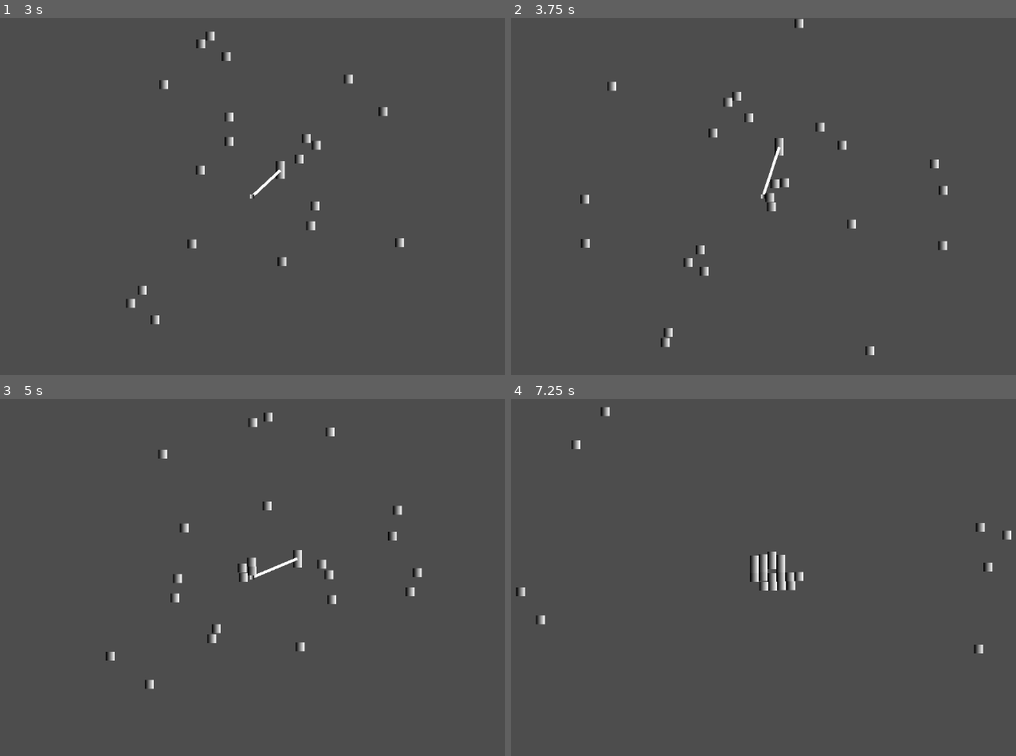
Above: before the commit, frames 1-4 (two rows, left to right).
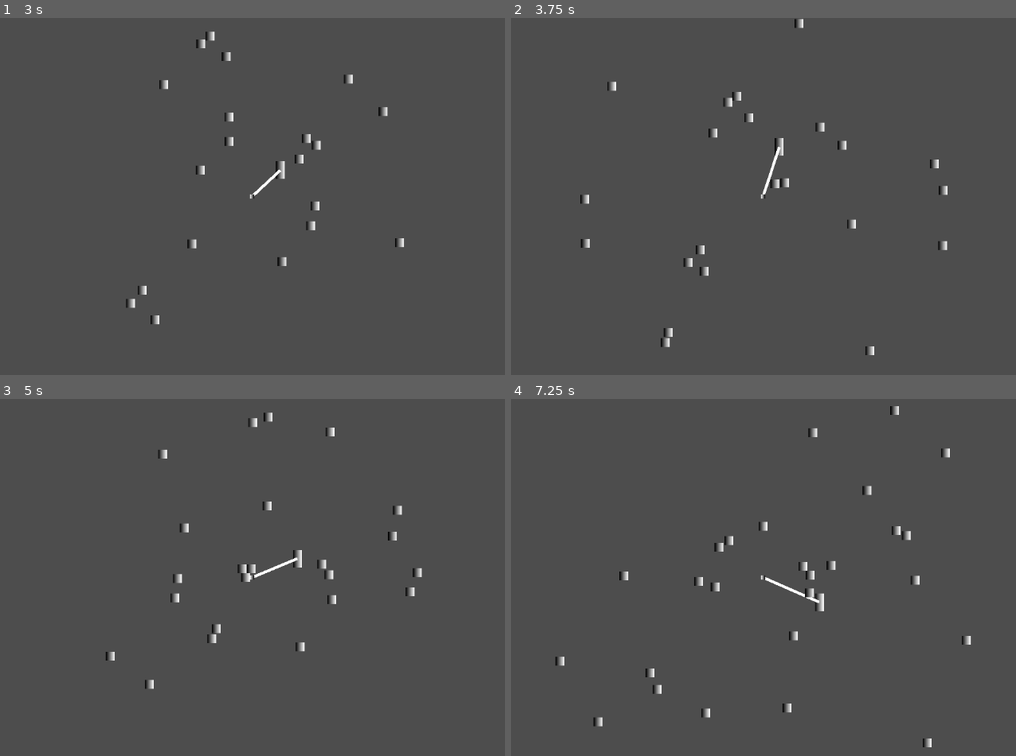
Above: after the commit, the same moments.

Repository: Blulow/majorjam
Game: Godot game, scene res://scenes/game.tscn
The game is run twice, just before and just after one commit, with the same random seed, the same clock (stepped at 60 frames per second) and the same inputs.
Inputs:
- Up to frame 1 (3 s): hold Right (right) 0.53-2.03 s; tap Shift (dash) every 0.75 s from 0.6 to 2.85 s; tap Up (up) at 0.77, 1.52 s; hold Left (left) 2.03-2.78 s; hold Right (right) from 2.78 s (still down)
- Up to frame 2 (3.75 s): keep holding Right (right); tap Up (up) at 3.02 s; tap Shift (dash) at 3.6 s
- Up to frame 3 (5 s): tap Up (up) at 3.77, 4.52 s; release Right (right) at 4.28 s; hold Left (left) from 4.28 s (still down); tap Shift (dash) at 4.35 s
- Up to frame 4 (7.25 s): release Left (left) at 5.03 s; hold Right (right) 5.03-5.78 s; tap Shift (dash) at 5.1, 5.85, 6.6 s; hold Left (left) from 5.78 s (still down); tap Up (up) at 6.02, 6.77 s

Frame 1 is identical in both runs. In frame 2, less than 0.1% of the frame differs, in the area x 50-53%, y 48-55%; in frame 3, 0.1%; in frame 4, 2.0%, in the area x 0-100%, y 2-98%.

Commit message:
fix: enemy collision tunneling thru rope

Diff:
--- a/scenes/anchor.tscn
+++ b/scenes/anchor.tscn
@@ -30,6 +30,8 @@
 shape = SubResource("RectangleShape2D_1k6ed")
 
 [node name="Hurtbox" parent="." unique_id=941001317 node_paths=PackedStringArray("health") instance=ExtResource("1_hs5qy")]
+collision_layer = 4
+collision_mask = 4
 health = NodePath("../Health")
 
 [node name="CollisionShape2D" type="CollisionShape2D" parent="Hurtbox" unique_id=2092535245]
--- a/scenes/game.tscn
+++ b/scenes/game.tscn
@@ -6,7 +6,6 @@
 [ext_resource type="PackedScene" uid="uid://6p35ilxarqkx" path="res://scenes/components/movement/body_controller.tscn" id="3_p57ef"]
 [ext_resource type="PackedScene" uid="uid://bv44pj8q4xpe3" path="res://scenes/rope.tscn" id="4_lbhrr"]
 [ext_resource type="PackedScene" uid="uid://drnmq1qbgf1m6" path="res://scenes/components/movement/controlled_movement.tscn" id="4_u5sy4"]
-[ext_resource type="Script" uid="uid://8nsgjva4bbuj" path="res://scripts/rope_end.gd" id="6_vtaks"]
 [ext_resource type="PackedScene" uid="uid://bx112x7jc0xs2" path="res://scenes/spawners/enemy_spawner.tscn" id="7_gee14"]
 [ext_resource type="PackedScene" uid="uid://bbsra1ldpwet7" path="res://scenes/enemy.tscn" id="7_u5sy4"]
 [ext_resource type="PackedScene" uid="uid://10n5bnnir862" path="res://scenes/spawners/spawn_patterns/radial_spawn_pattern.tscn" id="8_gee14"]
@@ -40,7 +39,6 @@
 
 [node name="RopeEnd" type="RigidBody2D" parent="Arena/Anchor" unique_id=157808127]
 gravity_scale = 0.0
-script = ExtResource("6_vtaks")
 
 [node name="EnemySpawner" parent="." unique_id=1446661225 node_paths=PackedStringArray("pattern", "enemy_target", "arena") instance=ExtResource("7_gee14")]
 pattern = NodePath("RadialSpawnPattern")
--- a/scenes/rope.tscn
+++ b/scenes/rope.tscn
@@ -7,7 +7,7 @@
 [ext_resource type="PackedScene" uid="uid://2meofxjo8ys4" path="res://scenes/components/health/hitbox.tscn" id="5_au3ri"]
 [ext_resource type="Script" uid="uid://cwv5yf1rfqlxv" path="res://scripts/rope/sync_line.gd" id="6_5djw0"]
 
-[sub_resource type="SegmentShape2D" id="SegmentShape2D_s222g"]
+[sub_resource type="RectangleShape2D" id="RectangleShape2D_5djw0"]
 
 [node name="Rope" type="Node2D" unique_id=557276012]
 script = ExtResource("1_icxtj")
@@ -27,6 +27,6 @@
 [node name="Hitbox" parent="." unique_id=941001317 instance=ExtResource("5_au3ri")]
 
 [node name="CollisionShape2D" type="CollisionShape2D" parent="Hitbox" unique_id=1382380902 node_paths=PackedStringArray("rope_line")]
-shape = SubResource("SegmentShape2D_s222g")
+shape = SubResource("RectangleShape2D_5djw0")
 script = ExtResource("6_5djw0")
 rope_line = NodePath("../../RopeLine")
--- a/scripts/health/hurtbox.gd
+++ b/scripts/health/hurtbox.gd
@@ -6,7 +6,7 @@
 
 var damage_amount: float
 var hit: bool = false
-var timer: float = 0.0
+@onready var timer: float = hit_cooldown
 
 func _process(delta: float) -> void:
 	if timer < hit_cooldown:
--- a/scripts/rope/sync_line.gd
+++ b/scripts/rope/sync_line.gd
@@ -2,6 +2,12 @@
 
 @export var rope_line: Line2D
 
+const width: float = 20.0
+
 func _process(delta: float) -> void:
-	shape.a = rope_line.points[0]
-	shape.b = rope_line.points[1]
+	var a = rope_line.points[0]
+	var b = rope_line.points[1]
+
+	position = (a + b) / 2
+	rotation = a.direction_to(b).angle()
+	shape.set_size(Vector2(a.distance_to(b), width))
--- a/scripts/rope_end.gd
+++ /dev/null
@@ -1,6 +0,0 @@
-extends RigidBody2D
-
-@export var anchor: Node2D
-
-#func _process(delta: float) -> void:
-	#position = anchor.position
Not shown, removed: scripts/rope_end.gd.uid
